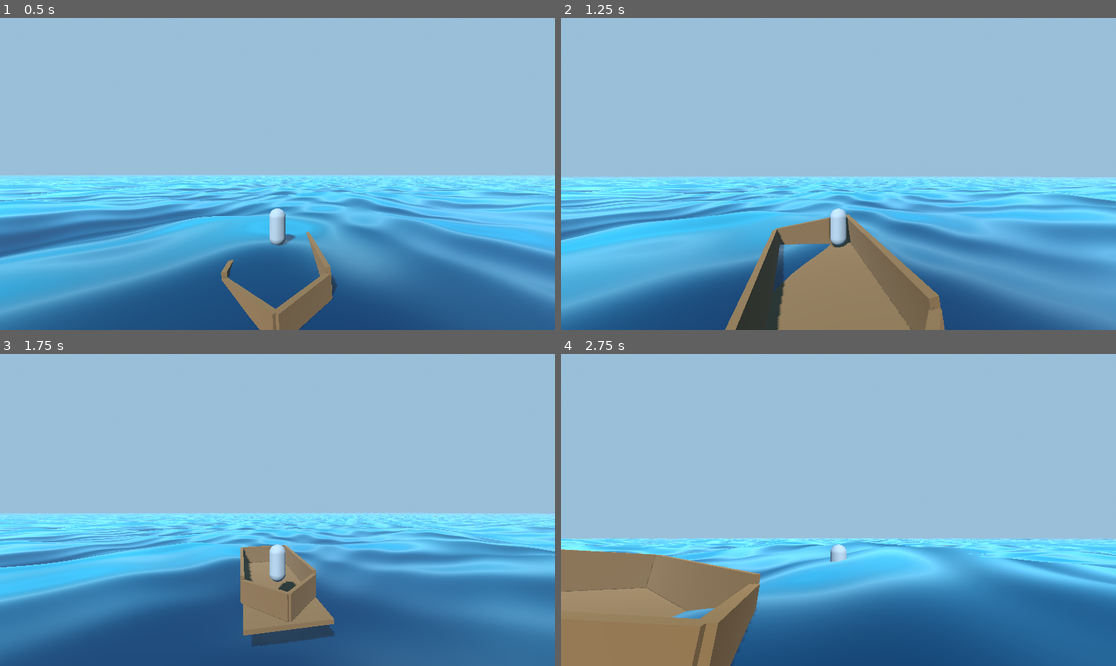
Above: before the commit, frames 1-4 (two rows, left to right).
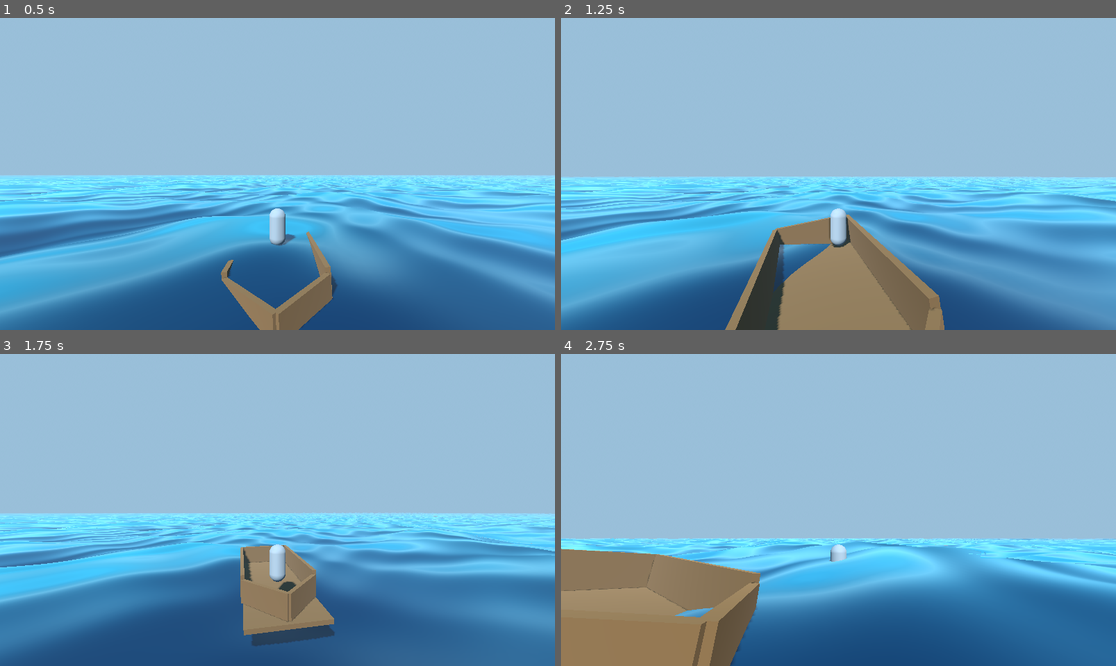
Above: after the commit, the same moments.

Repository: Corathir/ship-game
Game: Godot game, scene res://ocean/ocean.tscn
The game is run twice, just before and just after one commit, with the same random seed, the same clock (stepped at 60 frames per second) and the same inputs.
Inputs (mouse positions are in pixels of both pictures, inside the frame that each line leads up to):
- Up to frame 1 (0.5 s): no input
- Up to frame 2 (1.25 s): move the mouse to (866, 174) at 0.52 s; hold W (move_forward) from 0.53 s (still down); hold Alt (hold_cursor) from 0.53 s (still down); tap Space (jump) at 0.77 s
- Up to frame 3 (1.75 s): move the mouse to (166, 525) at 1.27 s; release W (move_forward) at 1.28 s; release Alt (hold_cursor) at 1.28 s; hold S (move_backward) from 1.28 s (still down); tap Alt (hold_cursor) at 1.35 s; tap Space (jump) at 1.52 s
- Up to frame 4 (2.75 s): move the mouse to (849, 503) at 2.02 s; release S (move_backward) at 2.03 s; hold W (move_forward) from 2.03 s (still down); hold Alt (hold_cursor) from 2.03 s (still down)

Frame 1 is identical in both runs. In frame 2, less than 0.1% of the frame differs, in the area x 0-96%, y 50-100%; in frame 3, less than 0.1%; in frame 4, 0.4%, in the area x 0-100%, y 59-100%.

Commit message:
Update documentation and add DebugLogger autoload system

Diff:
--- a/ocean/ocean.gd
+++ b/ocean/ocean.gd
@@ -8,4 +8,4 @@
 	if mat:
 		WaveCalculator.register_material(mat)
 	else:
-		push_warning("Ocean: water_material not set on WaterLOD")
+		DebugLogger.warn("Ocean: water_material not set on WaterLOD", self)
--- a/ocean/ocean.tscn
+++ b/ocean/ocean.tscn
@@ -61,6 +61,7 @@
 
 [node name="WaterLOD" type="Node3D" parent="." unique_id=151842551]
 script = ExtResource("2_nb2vx")
+target = NodePath("../Ship")
 water_material = SubResource("ShaderMaterial_nb2vx")
 
 [node name="Ship" parent="." unique_id=2140700481 instance=ExtResource("4_bwgqs")]
--- a/ocean/water_mesh_generator.gd
+++ b/ocean/water_mesh_generator.gd
@@ -32,8 +32,6 @@
 func _create_ring(size: float, resolution: int, inner_size: float) -> ArrayMesh:
     var mesh := ArrayMesh.new()
     var vertices := PackedVector3Array()
-    var normals := PackedVector3Array()
-    var uvs := PackedVector2Array()
     var indices := PackedInt32Array()
 
     var half := size / 2.0
@@ -48,8 +46,6 @@
                 -half + z * step
             )
             vertices.append(pos)
-            normals.append(Vector3.UP)
-            uvs.append(Vector2(float(x) / resolution, float(z) / resolution))
 
     for z in range(resolution):
         for x in range(resolution):
@@ -71,8 +67,6 @@
     var arrays := []
     arrays.resize(Mesh.ARRAY_MAX)
     arrays[Mesh.ARRAY_VERTEX] = vertices
-    arrays[Mesh.ARRAY_NORMAL] = normals
-    arrays[Mesh.ARRAY_TEX_UV] = uvs
     arrays[Mesh.ARRAY_INDEX] = indices
 
     mesh.add_surface_from_arrays(Mesh.PRIMITIVE_TRIANGLES, arrays)
--- a/ocean/wave_calculator.gd
+++ b/ocean/wave_calculator.gd
@@ -3,10 +3,14 @@
 ## Single source of truth for wave parameters.
 ## Feeds identical Gerstner math to both the shader (via uniforms)
 ## and physics (via get_height / get_displacement / get_normal).
+##
+## Shader counterpart: ocean/gerstner.glsl (reference doc)
+## ocean/water.gdshader (vertex shader loop)
+## Any changes to the Gerstner formula MUST be mirrored in all three files.
 
 const GRAVITY := 9.81
-const MAX_WAVES := 8
-const STRIDE := 6
+const MAX_WAVES := 8   # Must match MAX_WAVES in water.gdshader and gerstner.glsl
+const STRIDE := 6      # Must match STRIDE in water.gdshader and gerstner.glsl
 
 
 class WaveParams:
@@ -57,6 +61,8 @@
 
 ## Replace entire wave set (e.g. for storm transitions).
 func set_waves(new_waves: Array[WaveParams]) -> void:
+    if new_waves.size() > MAX_WAVES:
+        DebugLogger.warn("WaveCalculator: wave set truncated to %d (MAX_WAVES)" % MAX_WAVES, self)
     waves = new_waves
     _sync_to_shader()
 
@@ -66,8 +72,43 @@
 # ============================================================================
 
 func register_material(mat: ShaderMaterial) -> void:
+    if not mat:
+        DebugLogger.error("WaveCalculator: register_material called with null", self)
+        return
     _water_material = mat
     _sync_to_shader()
+    _validate_shader_sync()
+
+
+## Verify shader constants match GDScript — catches drift between the three files.
+func _validate_shader_sync() -> void:
+    if not _water_material:
+        return
+
+    var shader: Shader = _water_material.shader
+    if not shader:
+        DebugLogger.warn("WaveCalculator: material has no shader, cannot validate sync", self)
+        return
+
+    var code: String = shader.code
+    if code.is_empty():
+        return
+
+    # Check that the shader's wave_data array size matches MAX_WAVES * STRIDE
+    var expected_size := MAX_WAVES * STRIDE
+    var regex := RegEx.new()
+    regex.compile("uniform\\s+float\\s+wave_data\\[(\\d+)\\]")
+    var result := regex.search(code)
+    if result:
+        var shader_size := int(result.get_string(1))
+        if shader_size != expected_size:
+            DebugLogger.error(
+                "WaveCalculator: shader wave_data[%d] != GDScript MAX_WAVES*STRIDE=%d. "
+                % [shader_size, expected_size] + "Update water.gdshader or wave_calculator.gd to match.",
+                self
+            )
+    else:
+        DebugLogger.debug("WaveCalculator: could not find wave_data uniform in shader code", self)
 
 
 func _sync_to_shader() -> void:
@@ -93,7 +134,7 @@
 
 
 # ============================================================================
-# PHYSICS QUERIES — same math as shader vertex()
+# PHYSICS QUERIES — same math as gerstner.glsl gerstner_evaluate()
 # ============================================================================
 
 func _get_time() -> float:
@@ -102,6 +143,7 @@
 
 ## Full 3D Gerstner displacement at world position (x, z).
 ## Returns Vector3 offset to add to the undisplaced position.
+## Mirrors: gerstner.glsl → r.displacement, water.gdshader vertex loop
 func get_displacement(x: float, z: float) -> Vector3:
     var t := _get_time()
     var disp := Vector3.ZERO
@@ -121,13 +163,21 @@
 
 
 ## Water surface height at world position (x, z).
-## Y component of the Gerstner displacement.
+## Y component of the Gerstner displacement — optimized (skips X/Z).
+## Mirrors: gerstner.glsl → r.displacement.y, water.gdshader vertex loop
 func get_height(x: float, z: float) -> float:
-    return get_displacement(x, z).y
+    var t := _get_time()
+    var height := 0.0
+
+    for w in waves:
+        var phase := w.k * (w.direction.x * x + w.direction.y * z) + w.omega * t
+        height += w.amplitude * cos(phase)
+
+    return height
 
 
 ## Analytical surface normal at world position (x, z).
-## Same formula as the shader vertex normal.
+## Same formula as gerstner.glsl → r.normal, water.gdshader vertex loop
 func get_normal(x: float, z: float) -> Vector3:
     var t := _get_time()
     var nx := 0.0
@@ -160,7 +210,8 @@
 
 ## Foam intensity at world position (x, z).
 ## Based on Jacobian — 0 = no foam, 1 = max foam.
-func get_foam(x: float, z: float) -> float:
+## Mirrors: gerstner.glsl → r.jacobian, water.gdshader foam formula
+func get_foam(x: float, z: float, threshold: float = 0.0) -> float:
     var t := _get_time()
     # J = 1 - Σ Q · k · A · cos(θ)
     var jacobian := 1.0
@@ -170,4 +221,4 @@
         var c := cos(phase)
         jacobian -= w.steepness * w.k * w.amplitude * c
 
-    return clampf(-jacobian, 0.0, 1.0)
+    return clampf(-jacobian + threshold, 0.0, 1.0)
--- /dev/null
+++ b/player.tscn
@@ -0,0 +1,28 @@
+[gd_scene format=3 uid="uid://beam7weu4nobx"]
+
+[ext_resource type="Script" path="res://scripts/player.gd" id="1_player"]
+
+[sub_resource type="CapsuleMesh" id="CapsuleMesh_player"]
+radius = 0.4
+height = 1.8
+
+[sub_resource type="CapsuleShape3D" id="CapsuleShape_player"]
+radius = 0.4
+height = 1.8
+
+[node name="Player" type="CharacterBody3D" unique_id=564499084]
+script = ExtResource("1_player")
+
+[node name="MeshInstance3D" type="MeshInstance3D" parent="." unique_id=1656213542]
+transform = Transform3D(1, 0, 0, 0, 1, 0, 0, 0, 1, 0, 0.9, 0)
+mesh = SubResource("CapsuleMesh_player")
+
+[node name="CollisionShape3D" type="CollisionShape3D" parent="." unique_id=1345607706]
+transform = Transform3D(1, 0, 0, 0, 1, 0, 0, 0, 1, 0, 0.9, 0)
+shape = SubResource("CapsuleShape_player")
+
+[node name="CameraPivot" type="Node3D" parent="." unique_id=1014476475]
+transform = Transform3D(1, 0, 0, 0, 1, 0, 0, 0, 1, 0, 1.5, 0)
+
+[node name="Camera3D" type="Camera3D" parent="CameraPivot" unique_id=118580435]
+transform = Transform3D(1, 0, 0, 0, 1, 0, 0, 0, 1, 0, 2, 10)
--- a/player/camera.gd
+++ b/player/camera.gd
@@ -1,10 +1,10 @@
 extends Camera3D
 
-var time := 0.0
+## Debug: set true to unlock FPS and disable VSync for profiling
+@export var debug_unlock_fps := false
 
 func _ready() -> void:
-    Engine.max_fps = 0  # Убрать ограничение для теста
-    DisplayServer.window_set_vsync_mode(DisplayServer.VSYNC_DISABLED)
-
-func _process(_delta: float) -> void:
-    pass
+    if debug_unlock_fps:
+        Engine.max_fps = 0
+        DisplayServer.window_set_vsync_mode(DisplayServer.VSYNC_DISABLED)
+        DebugLogger.info("Camera: FPS unlocked, VSync disabled (debug mode)", self)
--- a/project.godot
+++ b/project.godot
@@ -21,6 +21,7 @@
 [autoload]
 
 WaveCalculator="*res://ocean/wave_calculator.gd"
+DebugLogger="*res://system/debug_logger.gd"
 
 [input]
 
--- /dev/null
+++ b/system/debug_logger.gd
@@ -0,0 +1,167 @@
+extends Node
+
+## Autoload logging utility. Automatically captures caller context
+## (scene, node path, script, line) from the call stack.
+##
+## Usage:
+##   DebugLogger.info("Ship buoyancy applied")
+##   DebugLogger.warn("Probe below water", self)
+##   DebugLogger.error("Material is null", self)
+##
+## If a `node` argument is provided, its scene tree path is included.
+## Otherwise, the call stack is inspected for the caller's script and line.
+
+enum Level { DEBUG, INFO, WARN, ERROR }
+
+## Minimum level to output. Set to DEBUG during development, INFO for release.
+var min_level: Level = Level.DEBUG
+
+## If true, includes the full call stack (expensive — only for crash-level errors).
+var verbose_stack: bool = false
+
+## Max stack frames to inspect when resolving caller (performance).
+const _MAX_FRAMES := 4
+
+
+func _ready() -> void:
+	# In exported builds, suppress DEBUG by default
+	if not OS.is_debug_build():
+		min_level = Level.INFO
+
+
+# ============================================================================
+# PUBLIC API
+# ============================================================================
+
+func debug(message: String, node: Node = null) -> void:
+	_log(Level.DEBUG, message, node)
+
+
+func info(message: String, node: Node = null) -> void:
+	_log(Level.INFO, message, node)
+
+
+func warn(message: String, node: Node = null) -> void:
+	_log(Level.WARN, message, node)
+
+
+func error(message: String, node: Node = null) -> void:
+	_log(Level.ERROR, message, node)
+
+
+# ============================================================================
+# INTERNALS
+# ============================================================================
+
+func _log(level: Level, message: String, node: Node) -> void:
+	if level < min_level:
+		return
+
+	var caller := _resolve_caller(node)
+	var prefix := _level_prefix(level)
+	var formatted := "%s [%s] %s" % [prefix, caller, message]
+
+	match level:
+		Level.DEBUG, Level.INFO:
+			print(formatted)
+		Level.WARN:
+			push_warning(formatted)
+		Level.ERROR:
+			push_error(formatted)
+
+	if verbose_stack and level >= Level.ERROR:
+		_print_stack()
+
+
+func _resolve_caller(node: Node) -> String:
+	var parts: PackedStringArray = []
+
+	# Node path (scene context) — either provided or discovered
+	if node:
+		parts.append(_node_context(node))
+	else:
+		var discovered := _discover_node_from_stack()
+		if discovered:
+			parts.append(discovered)
+
+	# Script + line from call stack
+	var stack_info := _stack_caller_info()
+	if stack_info:
+		parts.append(stack_info)
+
+	return " | ".join(parts) if parts.size() > 0 else "<unknown>"
+
+
+func _node_context(node: Node) -> String:
+	var scene_name: String = ""
+	if node.get_tree() and node.get_tree().current_scene:
+		scene_name = node.get_tree().current_scene.name
+	var node_path: String = str(node.get_path())
+	return "%s/%s" % [scene_name, node_path] if scene_name else node_path
+
+
+func _discover_node_from_stack() -> String:
+	# Walk the stack to find a frame whose script is attached to a node
+	var stack := get_stack()
+	if stack.size() < 3:
+		return ""
+
+	# Frame 0 = _discover_node_from_stack, 1 = _resolve_caller,
+	# 2 = _log, 3 = debug/info/warn/error, 4 = actual caller
+	var caller_frame := mini(4, stack.size() - 1)
+	var caller_script: String = stack[caller_frame].get("source", "")
+
+	if caller_script.is_empty():
+		return ""
+
+	# Search scene tree for a node with this script
+	if not get_tree():
+		return ""
+
+	for found_node in get_tree().get_nodes_in_group("_scripts"):
+		if found_node.get_script() and found_node.get_script().resource_path == caller_script:
+			return _node_context(found_node)
+
+	return ""
+
+
+func _stack_caller_info() -> String:
+	var stack := get_stack()
+	if stack.size() < 3:
+		return ""
+
+	# Navigate to the actual caller frame
+	# 0=_stack_caller_info, 1=_resolve_caller, 2=_log, 3=public_api, 4=caller
+	var idx := mini(4, stack.size() - 1)
+	var frame: Dictionary = stack[idx]
+
+	var script: String = frame.get("source", "")
+	var line: int = frame.get("line", 0)
+	var func_name: String = frame.get("function", "")
+
+	# Shorten script path: "res://ocean/wave_calculator.gd" → "ocean/wave_calculator.gd"
+	if script.begins_with("res://"):
+		script = script.substr(6)
+
+	return "%s::%s():%d" % [script, func_name, line]
+
+
+func _level_prefix(level: Level) -> String:
+	match level:
+		Level.DEBUG: return "DBG"
+		Level.INFO:  return "INF"
+		Level.WARN:  return "WRN"
+		Level.ERROR: return "ERR"
+		_: return "???"
+
+
+func _print_stack() -> void:
+	var stack := get_stack()
+	for i in range(stack.size()):
+		var frame: Dictionary = stack[i]
+		print("  [%d] %s::%s():%d" % [
+			i,
+			frame.get("source", "?"),
+			frame.get("function", "?"),
+			frame.get("line", 0),
+		])
Not shown, added: ocean/gerstner.glsl
Not shown, added: ocean/gerstner.glsl.import
Not shown, added: system/debug_logger.gd.uid
Not shown, changed: .claude/CLAUDE.md
Not shown, changed: .claude/rules/godot-conventions.md
Not shown, changed: .claude/rules/shader-guidelines.md
